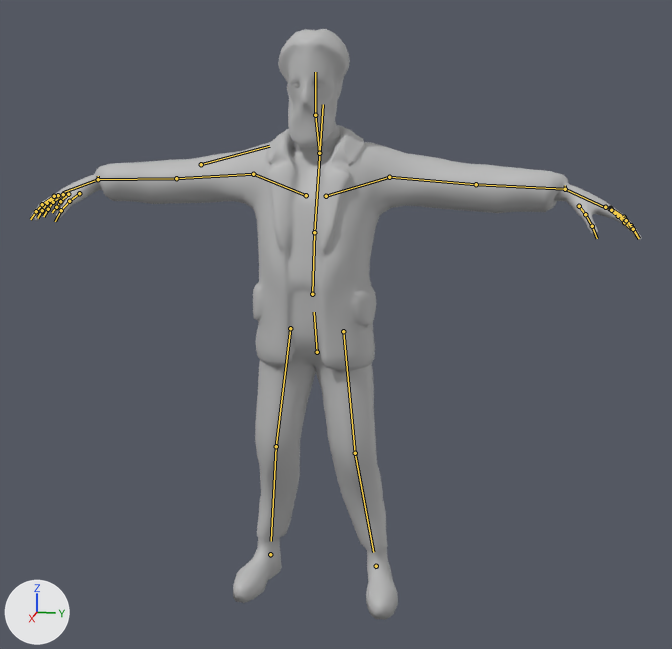
Renders of the FBX model Assets/Characters/Pasakotojas/Pasakotojas_LP.fbx from each side of a commit.
Rendered twice from a 50 mm camera at (16.56, 14.09, 2.22) aimed at (12.88, 13.36, 1.31). The lights are fixed; the arrows at lower left show +X, +Y and +Z. The older version comes first. The bones that change, and the others that lie on the model, are drawn over the model as lines.
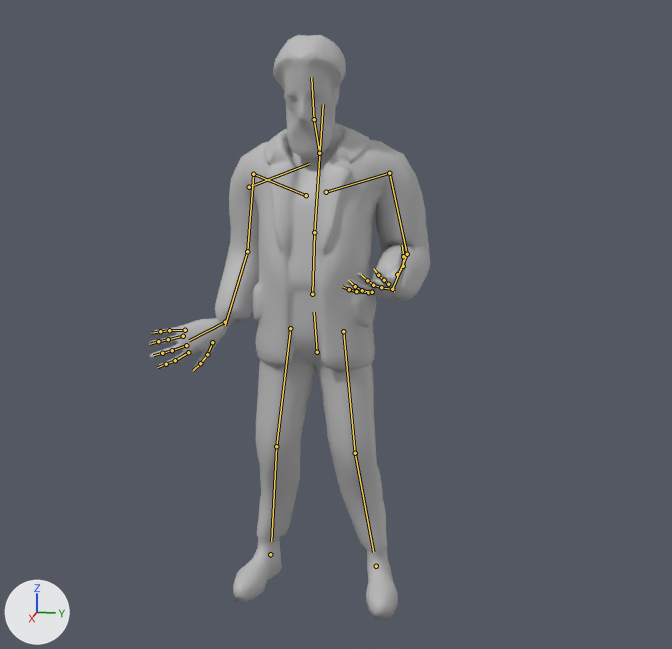
The newer file adds an action. The first version stands in its rest pose; the second is drawn at frame 227 of the action 'Action.005'.

Pixel boxes [x1, y1, x2, y2] of what changed, in the pictures (672 x 649 px):
'polySurface1.007', posed (54% narrower)
    before: [31, 29, 642, 620]
    after: [149, 35, 430, 620]
bone 'Neck', root to tip
    before: (319, 153) to (315, 115)
    after: (319, 153) to (314, 119)
bone 'Hand_IK.L', root to tip
    before: (565, 189) to (565, 185)
    after: (392, 289) to (394, 292)
bone 'Clav.L', root to tip
    before: (326, 196) to (389, 177)
    after: (326, 192) to (389, 173)
bone 'upperarm.L', root to tip
    before: (389, 177) to (476, 184)
    after: (389, 173) to (407, 254)
bone 'lowerarm.L', root to tip
    before: (476, 184) to (565, 189)
    after: (407, 254) to (392, 289)
bone 'Hand_IK.R', root to tip
    before: (98, 179) to (98, 176)
    after: (225, 322) to (227, 321)
bone 'upperarm.R', root to tip
    before: (253, 174) to (176, 178)
    after: (253, 174) to (247, 251)
bone 'lowerarm.R', root to tip
    before: (176, 178) to (98, 179)
    after: (247, 251) to (225, 325)

The edits, one by one:
Bone 'Neck' (bone_neck) turns from (0, 0, 0) to (12, 0, 0) degrees about its own x, y and z.
Bone 'Hand_IK.L' (bone_hand_ik_l) moves from (0.0, 0.0, 0.0) to (-0.397, -0.255, 0.244).
Bone 'Hand_IK.L' (bone_hand_ik_l) turns from (0, 0, 0) to (-123, -74, -27) degrees about its own x, y and z.
Bone 'Clav.L' (bone_clav_l) moves from (0.0, 0.0, 0.0) to (-0.01, 0.003, 0.001).
Bone 'upperarm.L' (bone_upperarm_l) turns from (0, 0, 0) to (-13, 24, -79) degrees about its own x, y and z.
Bone 'lowerarm.L' (bone_lowerarm_l) turns from (0, 0, 0) to (72, -14, 19) degrees about its own x, y and z.
Bone 'Hand_IK.R' (bone_hand_ik_r) moves from (0.0, 0.0, 0.0) to (0.391, -0.398, 0.13).
Bone 'Hand_IK.R' (bone_hand_ik_r) turns from (0, 0, 0) to (100, 47, 30) degrees about its own x, y and z.
Bone 'upperarm.R' (bone_upperarm_r) turns from (0, 0, 0) to (-15, -20, 81) degrees about its own x, y and z.
Bone 'lowerarm.R' (bone_lowerarm_r) turns from (0, 0, 0) to (33, 3, -11) degrees about its own x, y and z.
